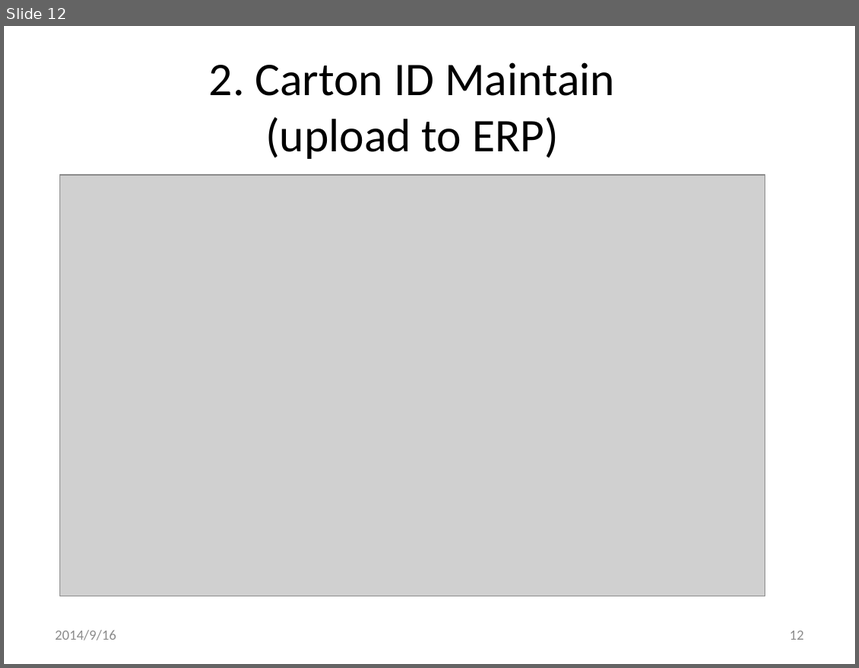
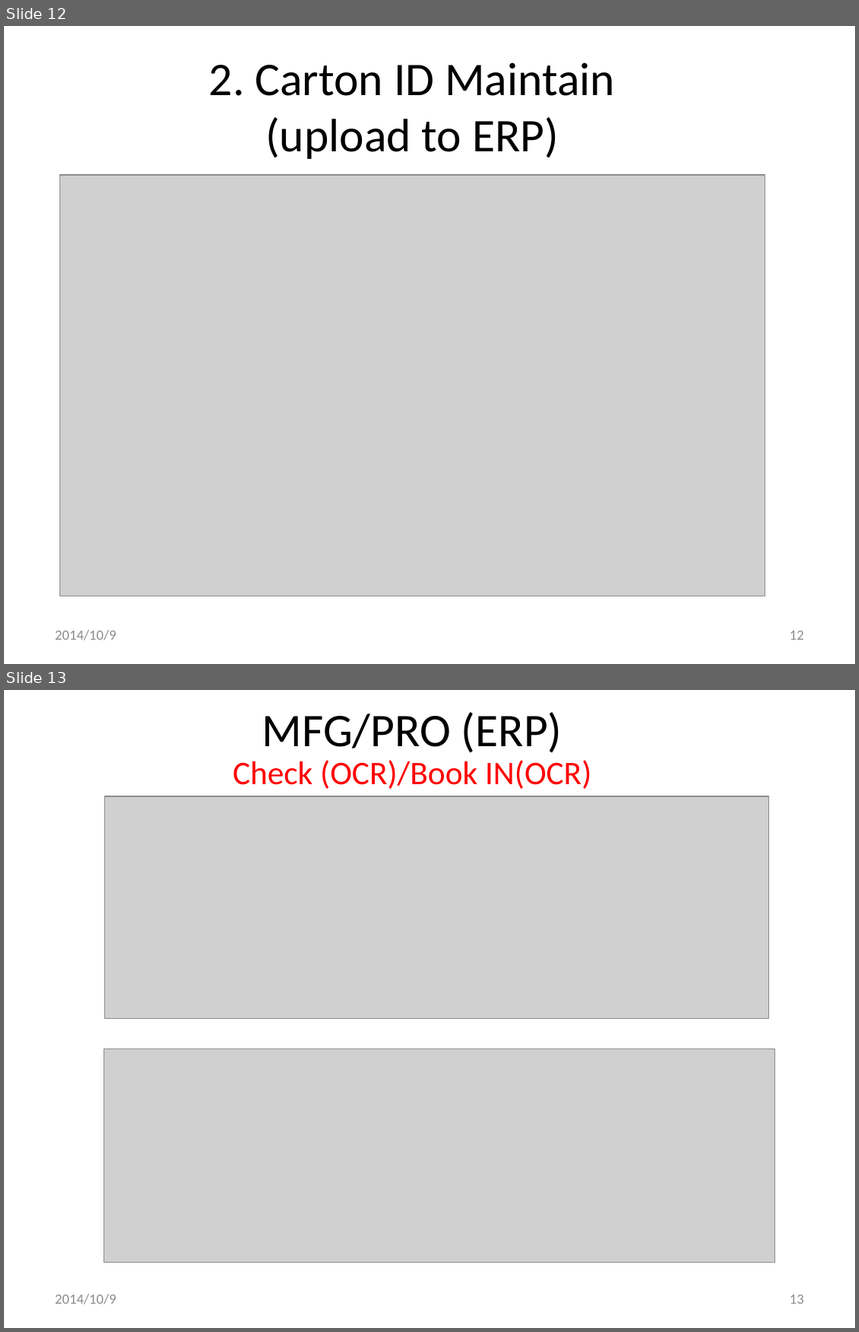
Before and after one commit to xlgwr/pie, a slide deck: FrmPIE/0PackingInformationEntry.pptx. Shown one above the other, each under a label of ours: slide 12 before the commit, slides 12 and 13 after it. The pictures are 859x668 and 859x1332 pixels, drawn with LibreOffice and Linux fonts; fonts in the diff are those of the drawing; grey boxes stand for pictures; background and template pictures are left out. Boxes give left, top, right and bottom in pixels: in the first picture for what was removed or moved away, otherwise in the second. Text is boxed around its words. In the diff, an @@ line names an element or a change of style, - is before the commit and + after.

```diff
--- a/FrmPIE/0PackingInformationEntry.pptx
+++ b/FrmPIE/0PackingInformationEntry.pptx
@@ slide 13 added at [4,690,855,1328], background #FFFFFF @@
@@ title added at [233,712,591,789], 27.9 pt, text #FF0000 @@
+MFG/PRO (ERP)
+Check (OCR)/Book IN(OCR)
@@ picture added at [104,796,769,1018] @@
@@ picture added at [104,1049,775,1263] @@
@@ text added at [55,1294,116,1305], 12 pt, text #8C8C8C @@
+2014/10/9
@@ page number added at [790,1295,804,1304], 12 pt, text #8C8C8C @@
+13
@@ slide 12 changed as well @@
@@ text at [55,630,116,641]: text changed @@
-2014/9/16
+2014/10/9
```
Also in this commit, not shown: 16 other slides changed, 11 other files.
